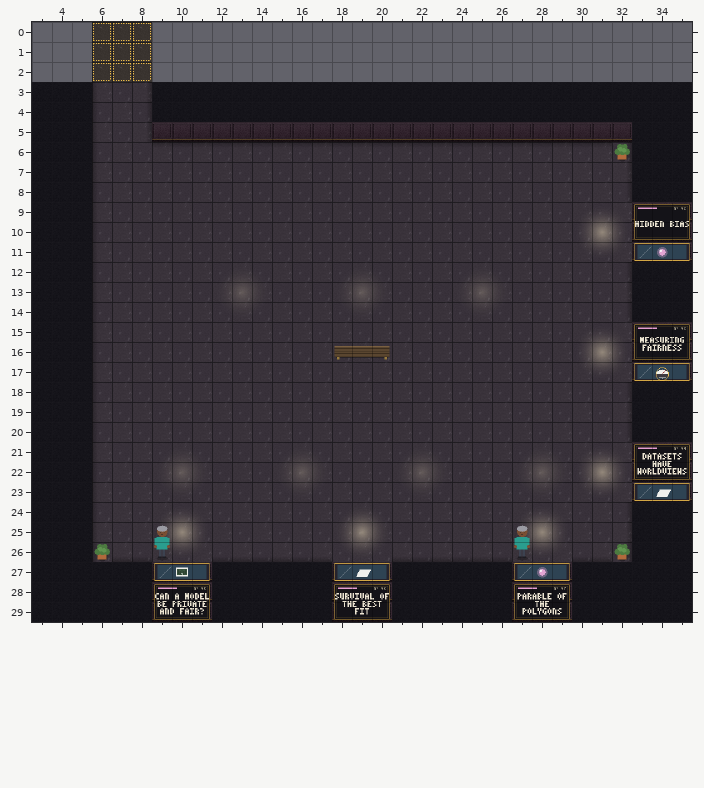
A Tiled map (JSON) gets an edit: maps/mirrors.tmj. Above, as it was before the edit.
Cells are 32x32 px. Shown: x 3..35, y 0..29.
And afterwards:
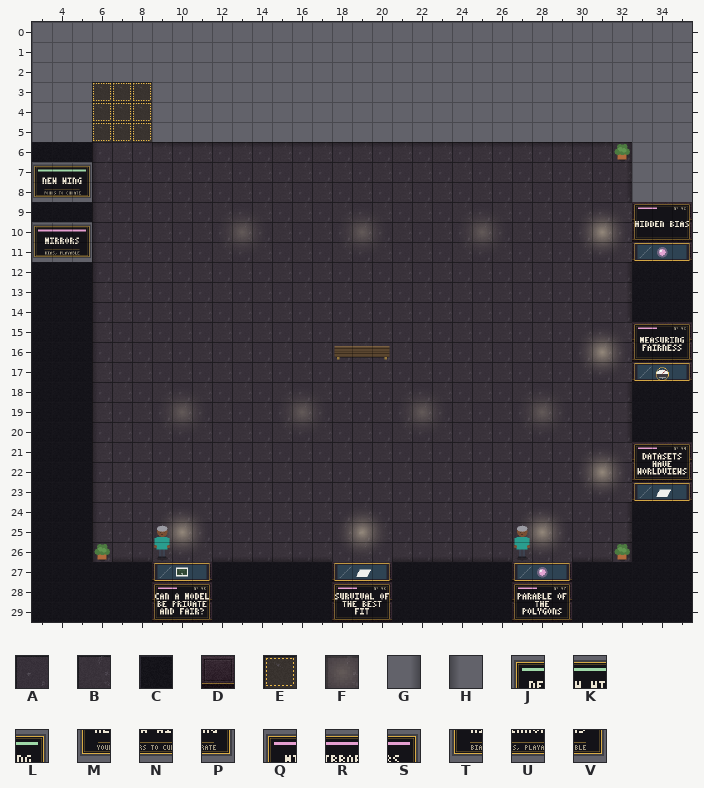
Key: from "Chunk 1": A 3, B 4, C 5, D 6, E 7, F 21, G 32, H 35, J 97, K 98, L 99, M 100, N 101, P 102, Q 103, R 104, S 105, T 106, U 107, V 108.
_ is an empty cell.
See-through tiles are keyed as they look on the map.
Change:
Layer "floor":
y 0..2: x 6..8 EEE -> ___
y 3: x 6..8 BAB -> EEE
y 4: x 6..8 ABA -> EEE
y 5: x 6..8 BAB -> EEE
Layer "decor":
y 3..5: x 6 H -> _; x 8 G -> _
y 10: x 13 _ -> F; x 19 _ -> F; x 25 _ -> F
y 13: x 13 F -> _; x 19 F -> _; x 25 F -> _
y 19: x 10 _ -> F; x 16 _ -> F; x 22 _ -> F; x 28 _ -> F
y 22: x 10 F -> _; x 16 F -> _; x 22 F -> _; x 28 F -> _
Layer "walls":
y 3..4: x 3..5 CCC -> ___; x 9..35 CCCCCCCCCCCCCCCCCCCCCCCCCCC -> ___________________________
y 5: x 3..5 CCC -> ___; x 9..35 DDDDDDDDDDDDDDDDDDDDDDDDCCC -> ___________________________
y 6: x 33..35 CCC -> ___
y 7: x 3..5 CCC -> JKL; x 33..35 CCC -> ___
y 8: x 3..5 CCC -> MNP; x 33..35 CCC -> ___
y 10: x 3..5 CCC -> QRS
y 11: x 3..5 CCC -> TUV
